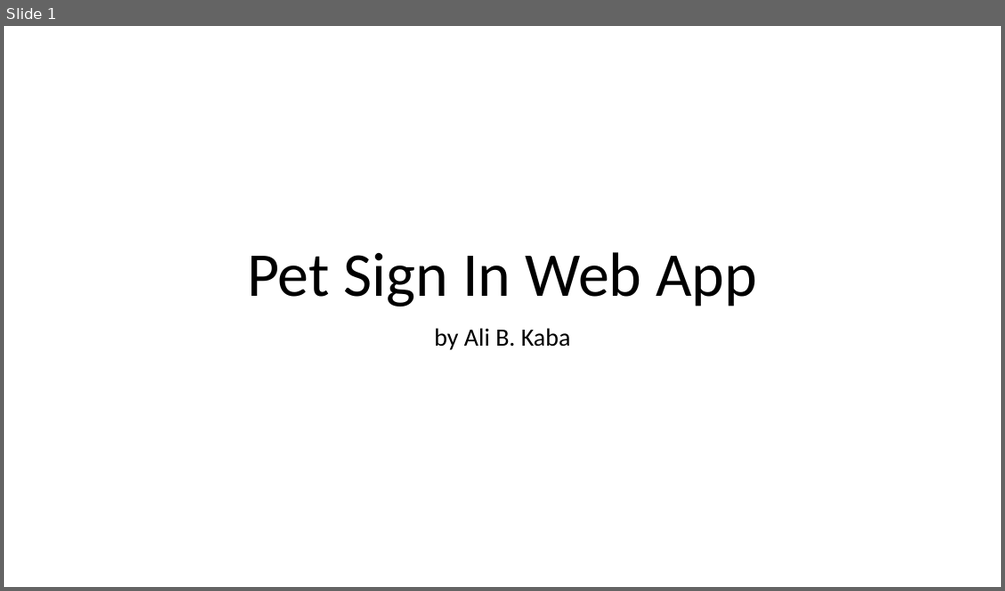
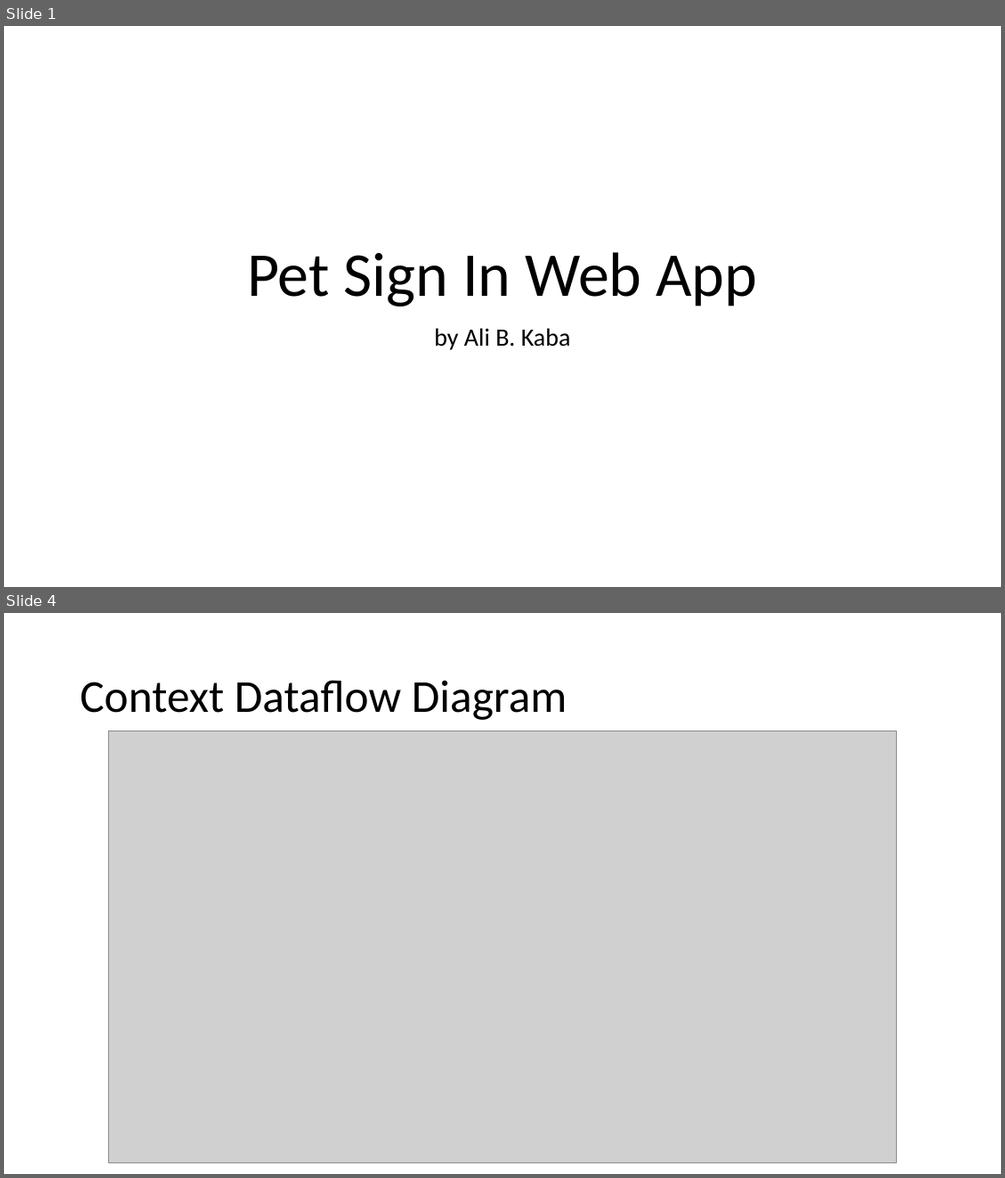
Before and after one commit to alibkaba/Pet_Sign_In_Web_App, a slide deck: doc/Ali_Kaba.pptx. Shown one above the other, each under a label of ours: slide 1 before the commit, slides 1 and 4 after it; the slides between them are not shown. The pictures are 1005x591 and 1005x1178 pixels, drawn with LibreOffice and Linux fonts; fonts in the diff are those of the drawing; grey boxes stand for pictures. Boxes give left, top, right and bottom in pixels: in the first picture for what was removed or moved away, otherwise in the second. Text is boxed around its words. In the diff, an @@ line names an element or a change of style, - is before the commit and + after.

```diff
--- a/doc/Ali_Kaba.pptx
+++ b/doc/Ali_Kaba.pptx
@@ slide 4 added at bbox=[4, 613, 1001, 1174], background #FFFFFF @@
@@ title added at bbox=[80, 680, 566, 720], 44 pt, text #000000 @@
+Context Dataflow Diagram
@@ picture added at bbox=[109, 730, 897, 1162] @@
```
Also in this commit, not shown: 2 slides changed, 13 other slides added, 2 slides removed, 10 other files.
